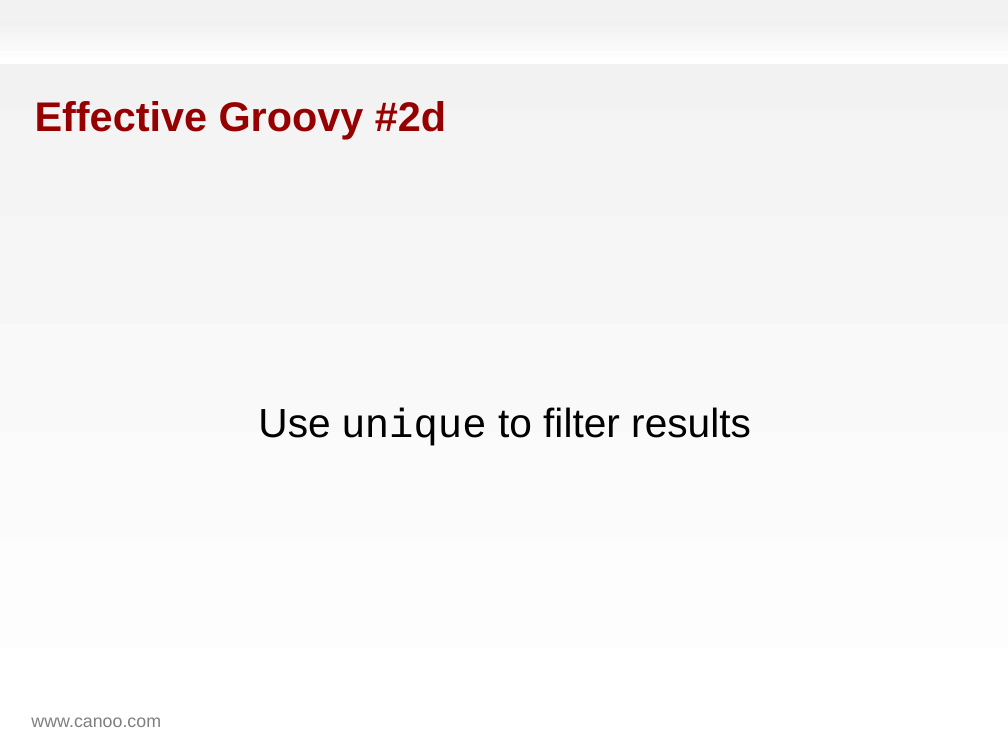
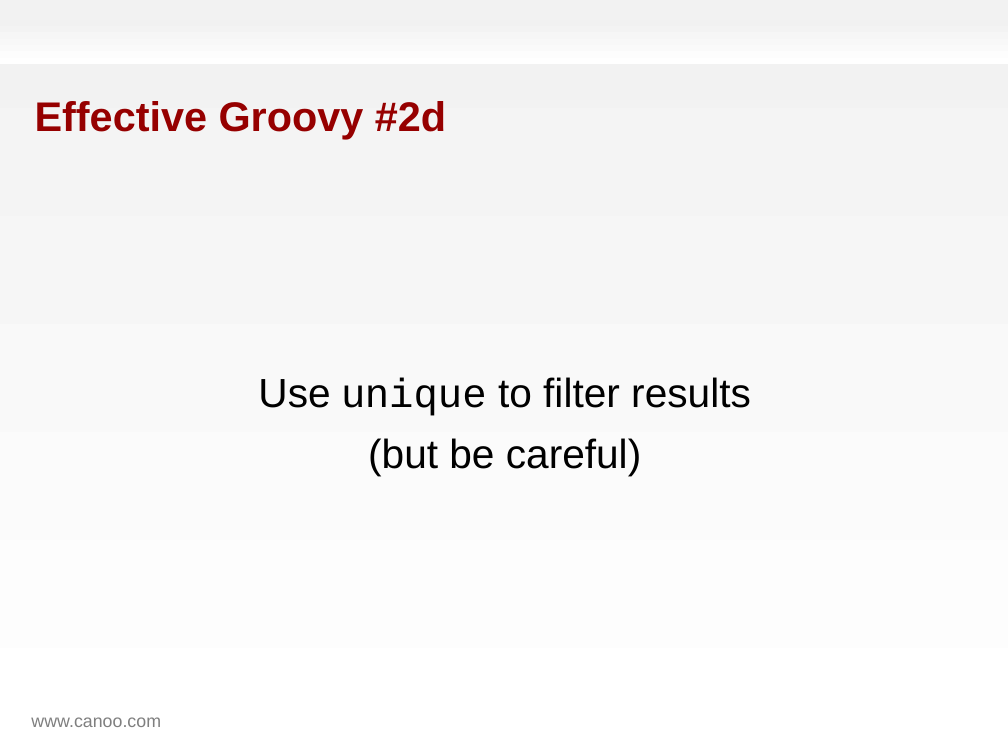
Before and after one commit to HamletDRC/presentations, a slide deck: slide 73 of effectivegroovy/effectivegroovy_gr82011.odp (slide 68 before the commit). Drawn at 1008x756 pixels with LibreOffice and Linux fonts; fonts in the diff are those of the drawing; background and template pictures are left out. Boxes give left, top, right and bottom in pixels: in the first picture for what was removed or moved away, otherwise in the second. Text is boxed around its words. In the diff, an @@ line names an element or a change of style, - is before the commit and + after.

Commit message:
finished effective groovy slides.

```diff
--- a/effectivegroovy/effectivegroovy_gr82011.odp
+++ b/effectivegroovy/effectivegroovy_gr82011.odp
@@ subtitle at <box>368,438,641,476</box>: paragraph added @@
+(but be careful)
```
Also in this commit, not shown: 9 other slides changed, 35 slides added, 5 other files.
